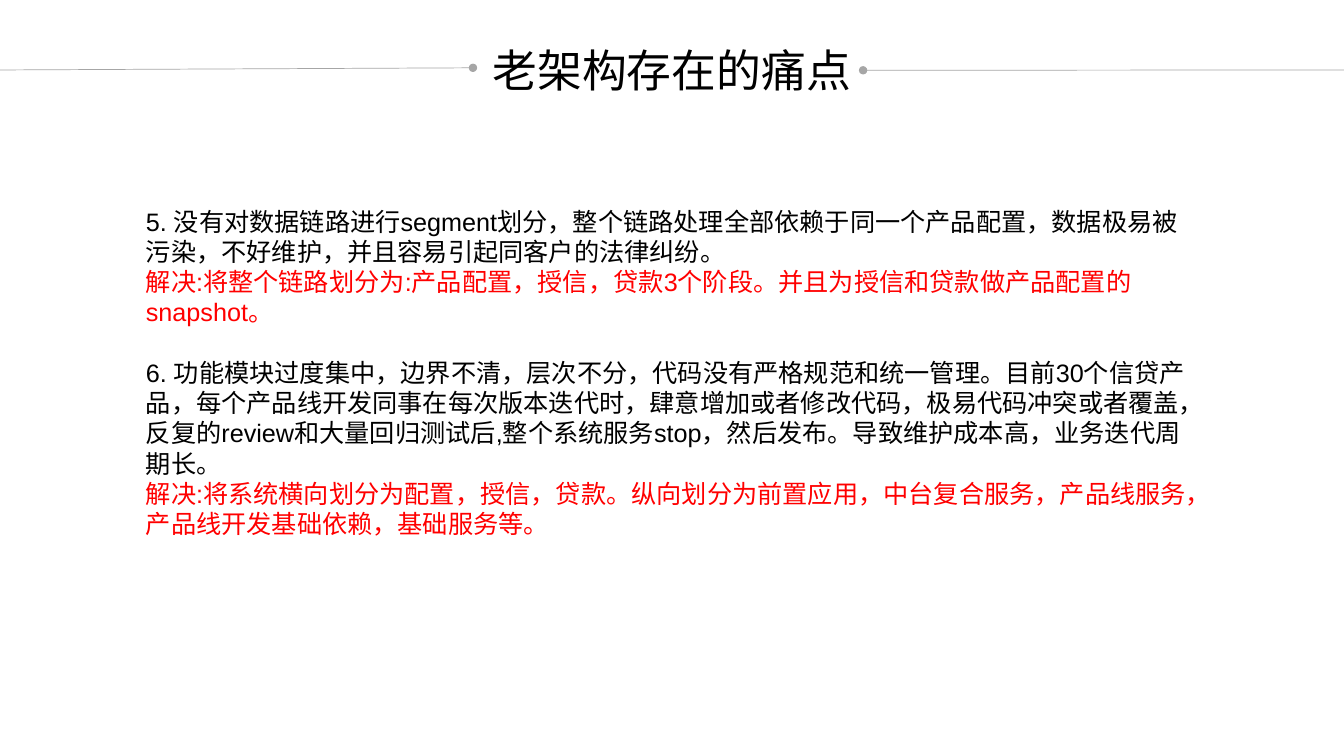
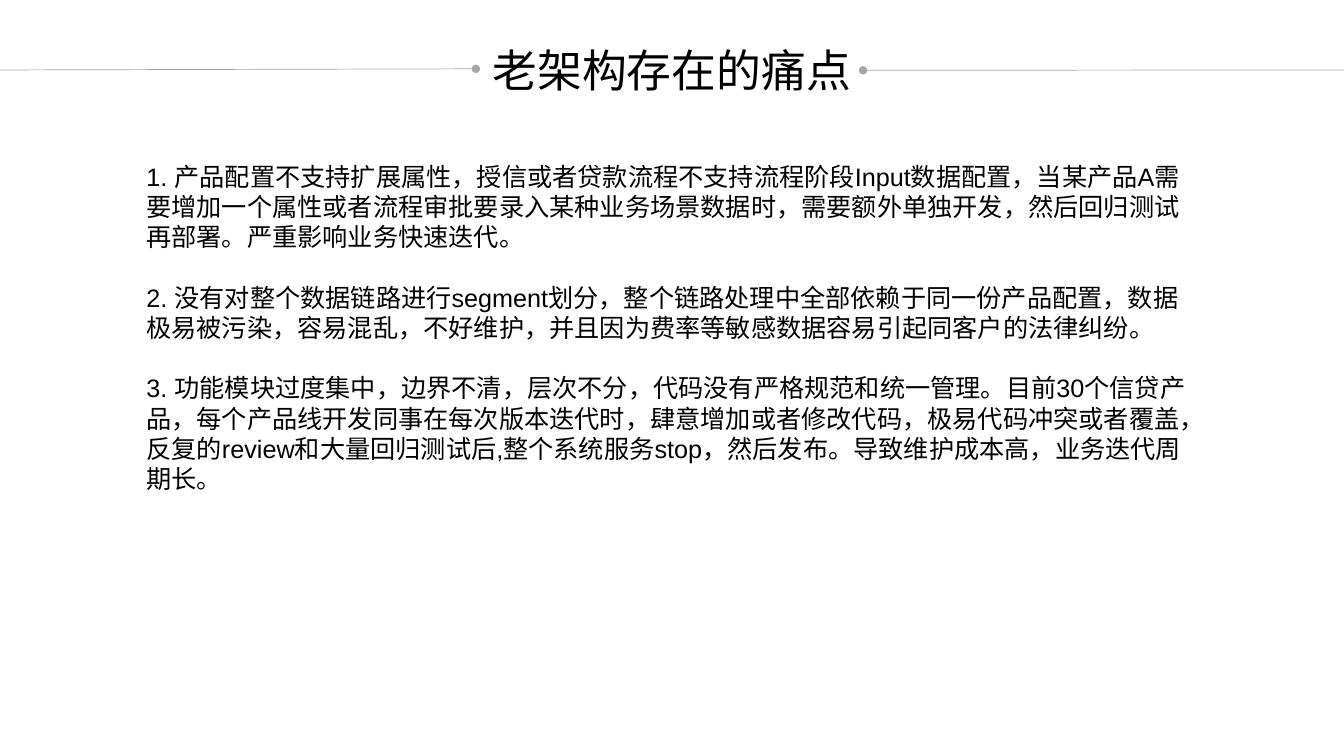
Before and after one commit to credit-loan-dev/credit-loan, a slide deck: slide 3 of design/doc/2018-09-20草稿.pptx (slide 5 before the commit). Drawn at 1344x756 pixels with LibreOffice and Linux fonts; fonts in the diff are those of the drawing. Boxes give left, top, right and bottom in pixels: in the first picture for what was removed or moved away, otherwise in the second. Text is boxed around its words. In the diff, an @@ line names an element or a change of style, - is before the commit and + after.

```diff
--- a/design/doc/2018-09-20草稿.pptx
+++ b/design/doc/2018-09-20草稿.pptx
@@ background #C7EDCC to #FFFFFF @@
@@ arrow moved from (0, 70) - (473, 68) to (0, 70) - (476, 69) @@
@@ arrow (0, 70) - (476, 69): stroke #54C863 0.5 pt to #A6A6A6 0.5 pt @@
@@ text at [146, 164, 1204, 490]: text changed @@
-5. 没有对数据链路进行segment划分，整个链路处理全部依赖于同一个产品配置，数据极易被污染，不好维护，并且容易引起同客户的法律纠纷。
-解决:将整个链路划分为:产品配置，授信，贷款3个阶段。并且为授信和贷款做产品配置的snapshot。
-6. 功能模块过度集中，边界不清，层次不分，代码没有严格规范和统一管理。目前30个信贷产品，每个产品线开发同事在每次版本迭代时，肆意增加或者修改代码，极易代码冲突或者覆盖，反复的review和大量回归测试后,整个系统服务stop，然后发布。导致维护成本高，业务迭代周期长。
-解决:将系统横向划分为配置，授信，贷款。纵向划分为前置应用，中台复合服务，产品线服务，
-产品线开发基础依赖，基础服务等。
+1. 产品配置不支持扩展属性，授信或者贷款流程不支持流程阶段Input数据配置，当某产品A需要增加一个属性或者流程审批要录入某种业务场景数据时，需要额外单独开发，然后回归测试再部署。严重影响业务快速迭代。
+2. 没有对整个数据链路进行segment划分，整个链路处理中全部依赖于同一份产品配置，数据极易被污染，容易混乱，不好维护，并且因为费率等敏感数据容易引起同客户的法律纠纷。
+3. 功能模块过度集中，边界不清，层次不分，代码没有严格规范和统一管理。目前30个信贷产品，每个产品线开发同事在每次版本迭代时，肆意增加或者修改代码，极易代码冲突或者覆盖，反复的review和大量回归测试后,整个系统服务stop，然后发布。导致维护成本高，业务迭代周期长。
```
Also in this commit, not shown: 9 other slides changed, 2 slides removed.
